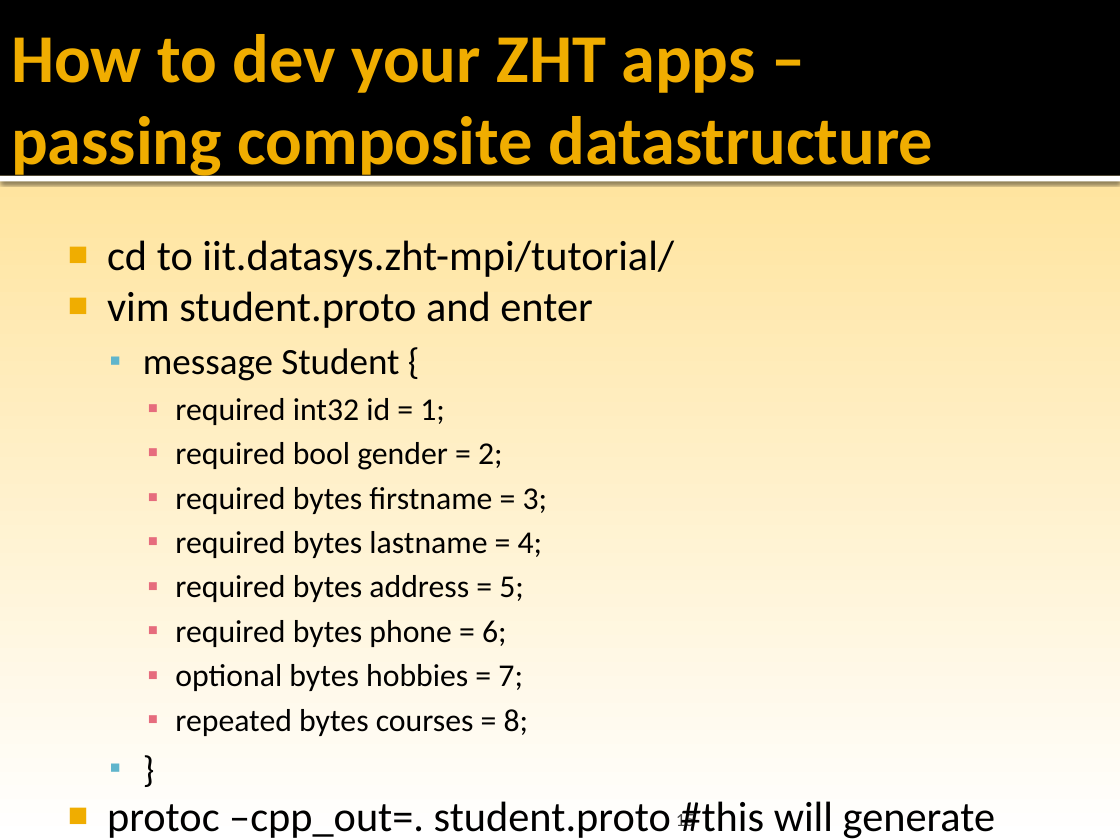
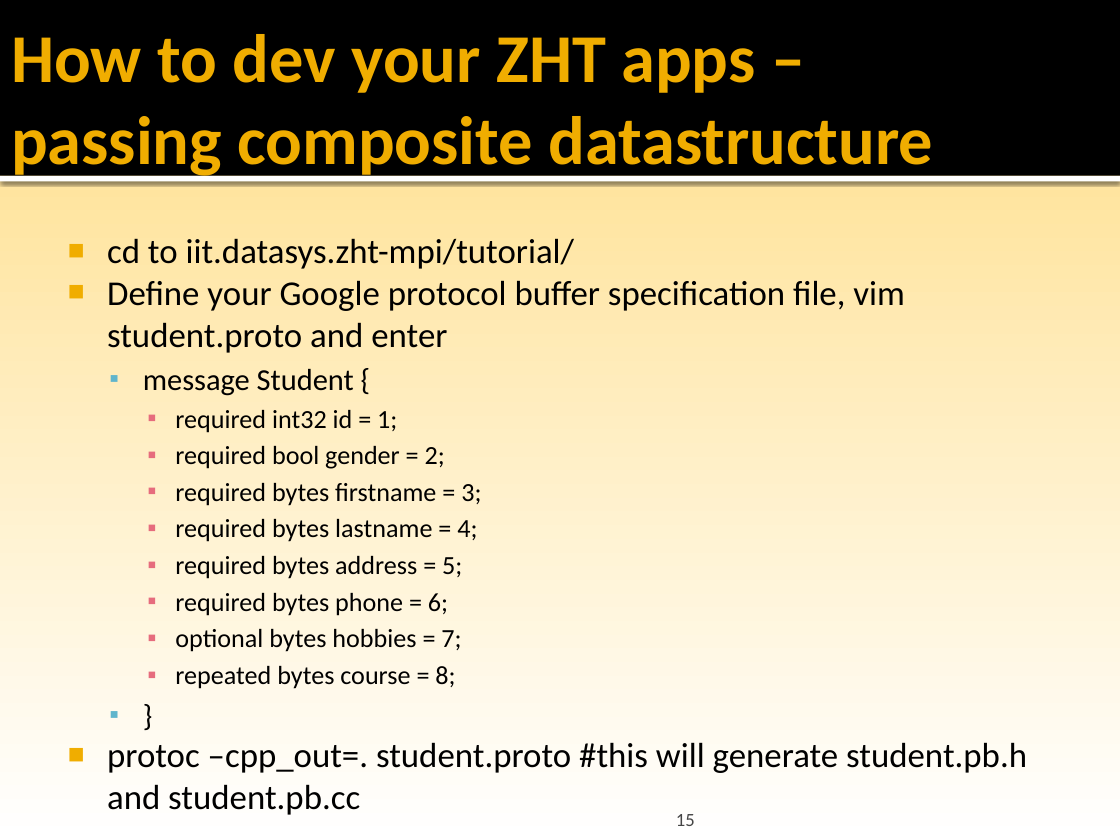
Before and after one commit to datasys/zht, a slide deck: slide 15 of doc/ZHT-dev-tutorial-CS554@cs.iit.pptx. Drawn at 1120x840 pixels with LibreOffice and Linux fonts; fonts in the diff are those of the drawing; background and template pictures are left out. Boxes give left, top, right and bottom in pixels: in the first picture for what was removed or moved away, otherwise in the second. Text is boxed around its words. In the diff, an @@ line names an element or a change of style, - is before the commit and + after.

```diff
--- a/doc/ZHT-dev-tutorial-CS554@cs.iit.pptx
+++ b/doc/ZHT-dev-tutorial-CS554@cs.iit.pptx
@@ text at box(107, 238, 1027, 773): size 27.2 to 22.4 pt in "cd to iit.datasys.zht-mpi/tutorial/", "protoc –cpp_out=. student.proto #this will generate student. ..."; size 23.8 to 19.6 pt in "message Student {", "}"; size 20.4 to 16.8 pt in "required int32 id = 1;", "required bool gender = 2;", "required bytes firstname = 3;", "required bytes lastname = 4;" and 3 more places @@
@@ text at box(107, 280, 905, 353): text changed; size 27.2 to 22.4 pt @@
-■ vim student.proto and enter
+■ Define your Google protocol buffer specification file, vim student.proto and enter
@@ text at box(175, 666, 455, 689): text changed; size 20.4 to 16.8 pt @@
-    ▪ repeated bytes courses = 8;
+    ▪ repeated bytes course = 8;
```
Also in this commit, not shown: 3 other slides changed, 2 slides added, 11 other files.
